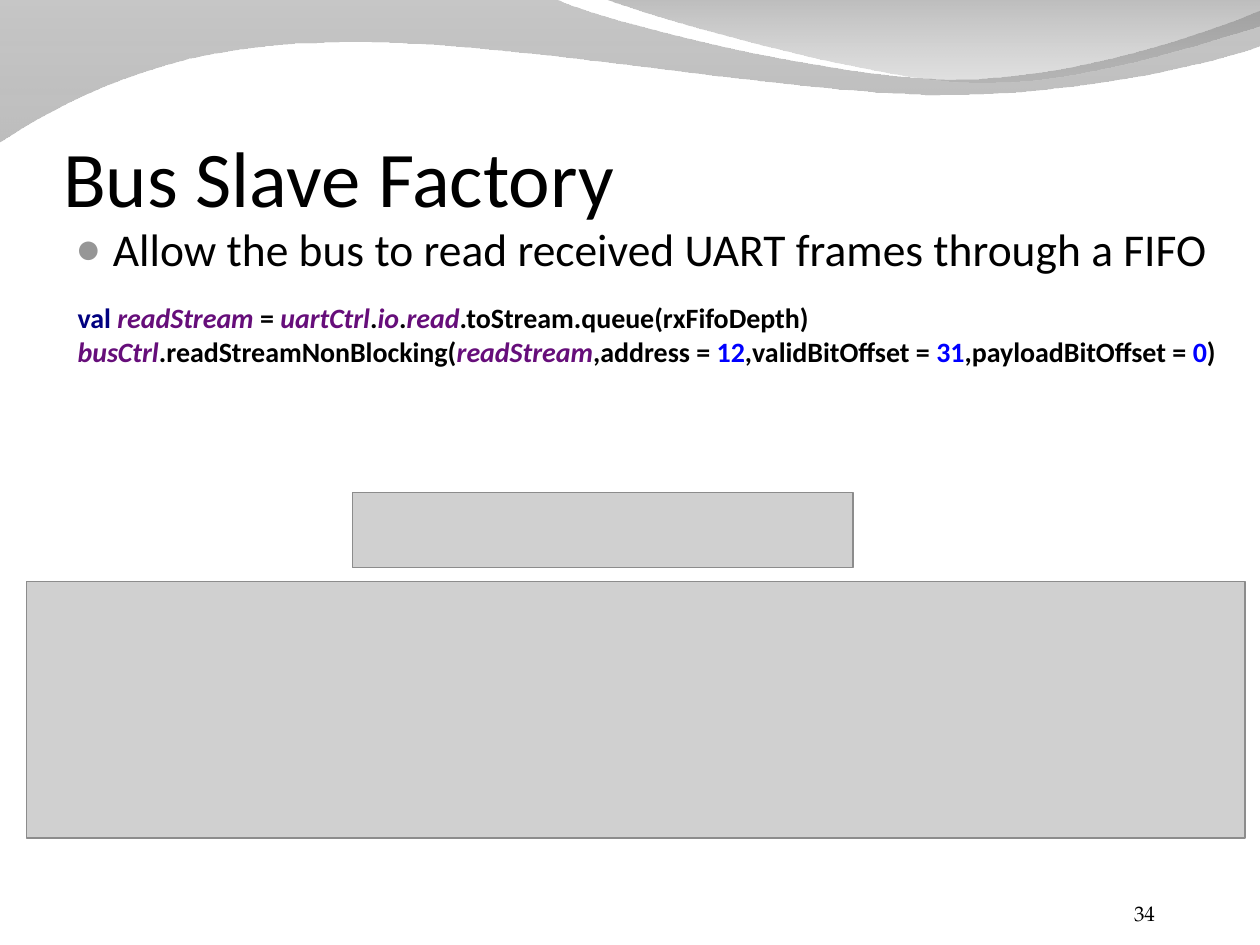
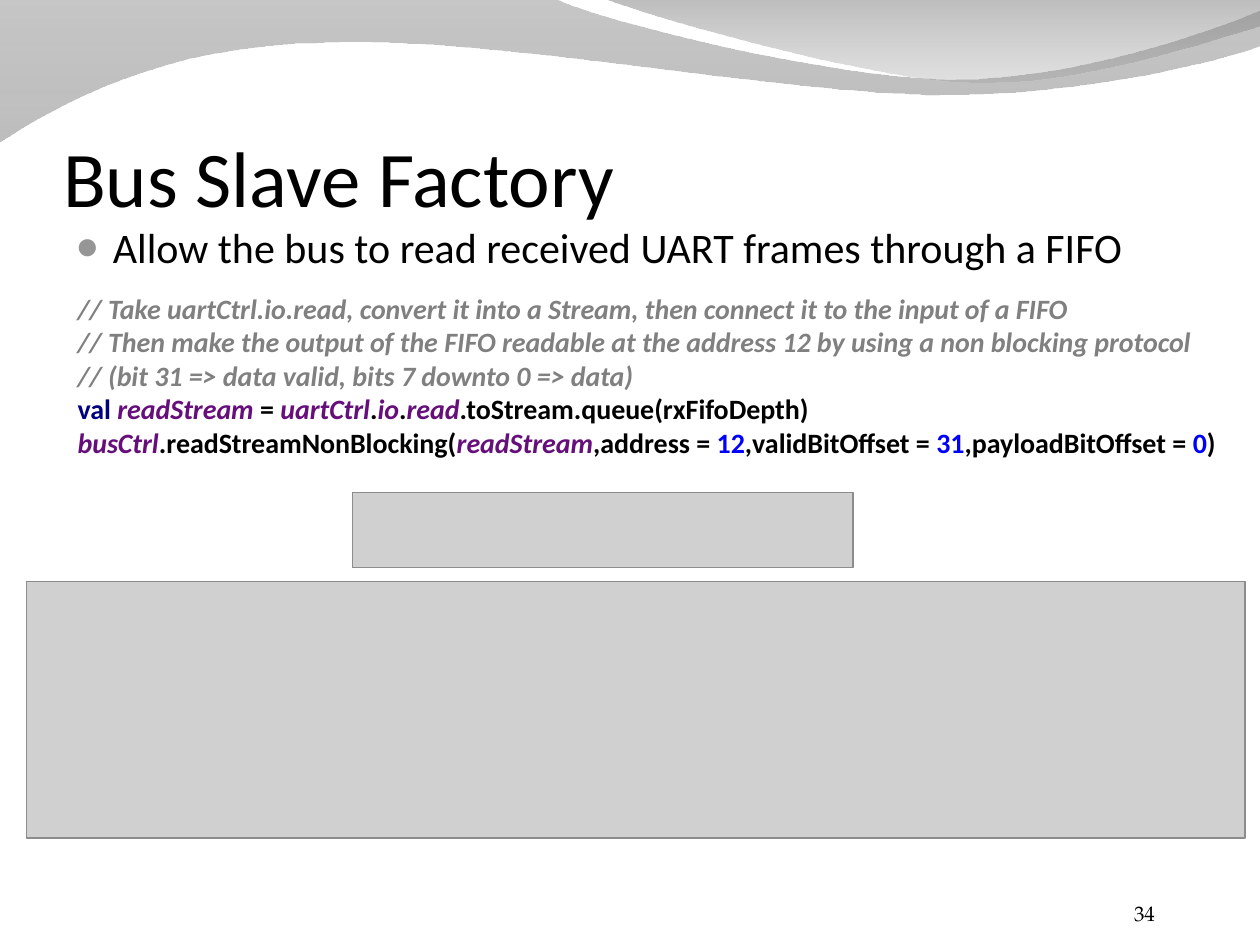
Before and after one commit to SpinalHDL/SpinalDoc, a slide deck: slide 34 of presentation/en/presentation_fast.odp. Drawn at 1260x945 pixels with LibreOffice and Linux fonts; fonts in the diff are those of the drawing; grey boxes stand for pictures; background and template pictures are left out. Boxes give left, top, right and bottom in pixels: in the first picture for what was removed or moved away, otherwise in the second. Text is boxed around its words. In the diff, an @@ line names an element or a change of style, - is before the commit and + after.

```diff
--- a/presentation/en/presentation_fast.odp
+++ b/presentation/en/presentation_fast.odp
@@ text "Allow the bus to read ..." at (113,233,1122,271): size 26 to 24 pt @@
@@ text at (78,299,1216,458): text changed; text colour #000000 to #808080; italic on @@
-val readStream = uartCtrl.io.read.toStream.queue(rxFifoDepth)
-busCtrl.readStreamNonBlocking(readStream,address = 12,validBitOffset = 31,payloadBitOffset = 0)
+// Take uartCtrl.io.read, convert it into a Stream, then connect it to the input of a FIFO
+// Then make the output of the FIFO readable at the address 12 by using a non blocking protocol
+// (bit 31 => data valid, bits 7 downto 0 => data)
+val readStream = uartCtrl.io.read.toStream.queue(rxFifoDepth)
+busCtrl.readStreamNonBlocking(readStream,address = 12,validBitOffset = 31,payloadBitOffset = 0)
```
Also in this commit, not shown: 5 other slides changed, 6 other files.
